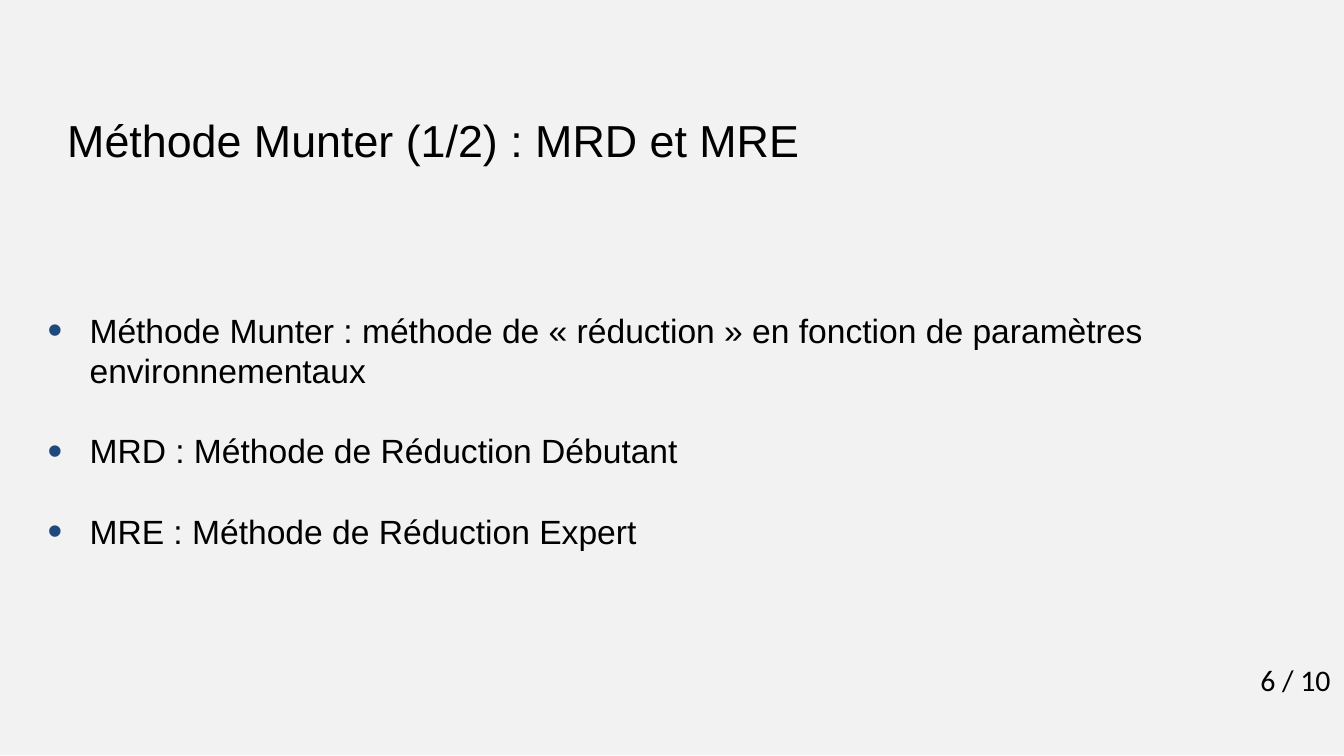
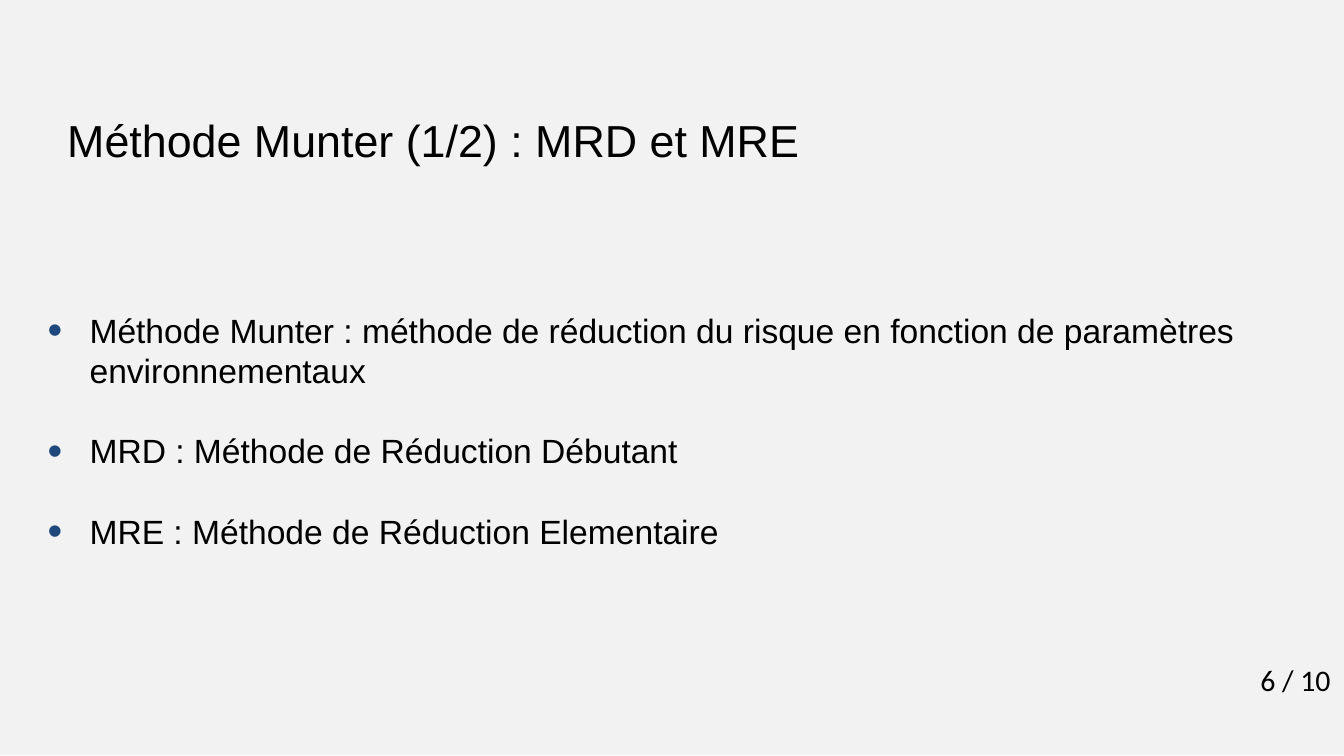
Before and after one commit to azarz/OPERA, a slide deck: slide 6 of doc/pres_opera.pptx. Drawn at 1344x756 pixels with LibreOffice and Linux fonts; fonts in the diff are those of the drawing; background and template pictures are left out. Boxes give left, top, right and bottom in pixels: in the first picture for what was removed or moved away, otherwise in the second. Text is boxed around its words. In the diff, an @@ line names an element or a change of style, - is before the commit and + after.

```diff
--- a/doc/pres_opera.pptx
+++ b/doc/pres_opera.pptx
@@ subtitle at box(90, 318, 1234, 384): text changed @@
-• Méthode Munter : méthode de « réduction » en fonction de paramètres environnementaux
+• Méthode Munter : méthode de réduction du risque en fonction de paramètres environnementaux
@@ subtitle at box(90, 519, 718, 545): text changed @@
-• MRE : Méthode de Réduction Expert
+• MRE : Méthode de Réduction Elementaire
```
Also in this commit, not shown: 1 other slide changed, 1 other file.
